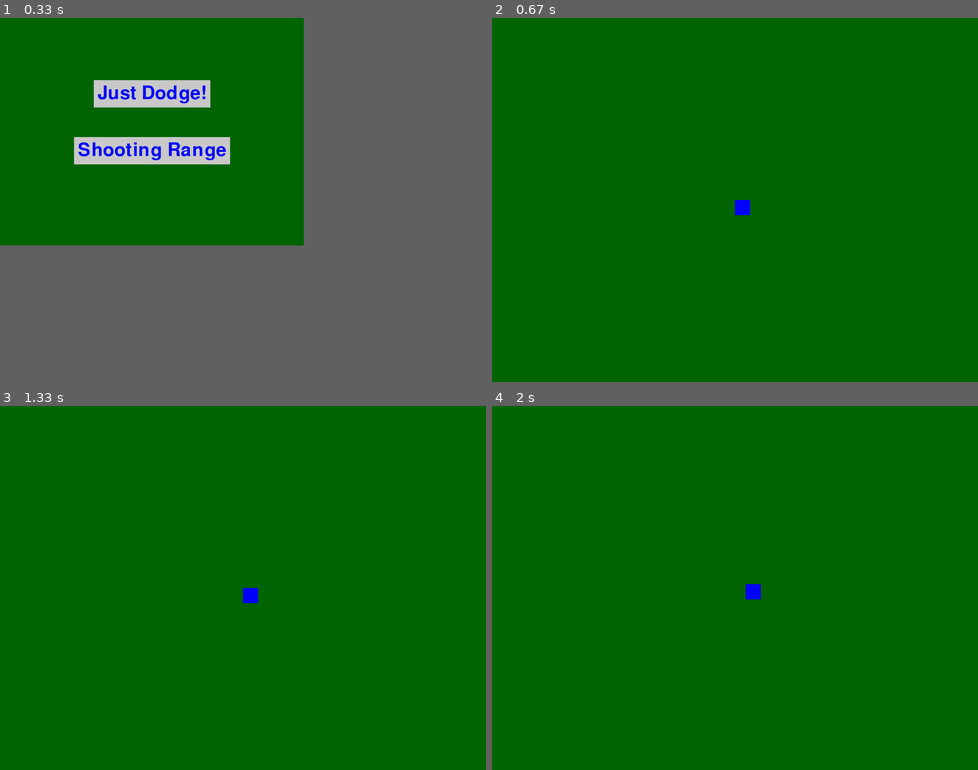
Above: before the commit, frames 1-4 (two rows, left to right).
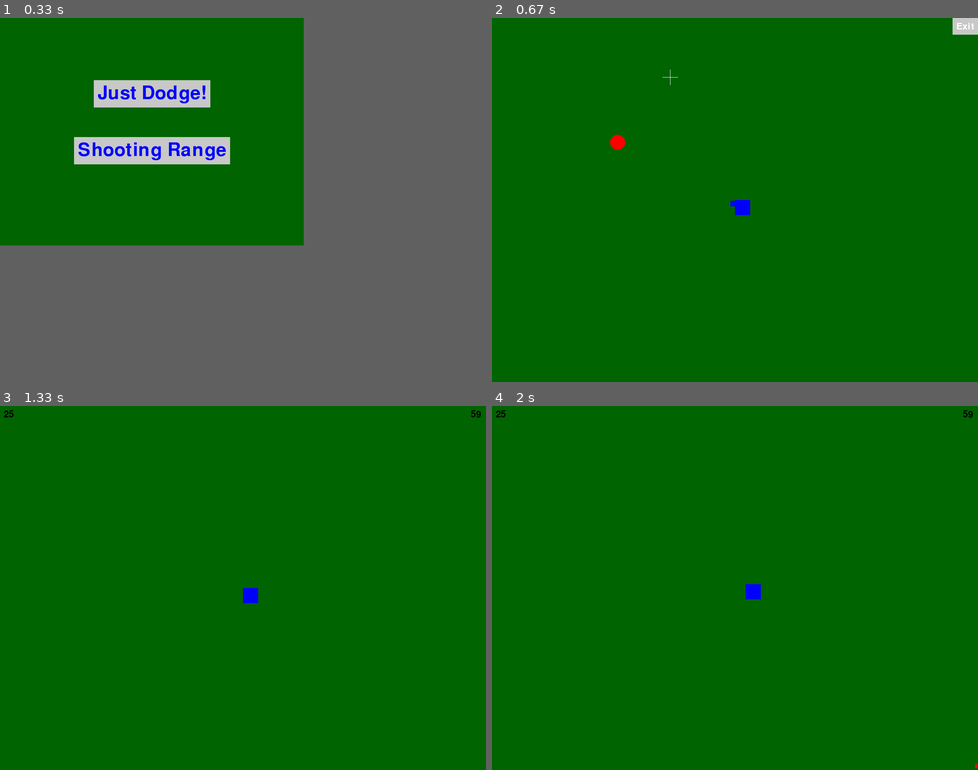
Above: after the commit, the same moments.

Repository: limboden/pygame-playground
Game: pygame game, started from 2DGame.py
Two runs of this game, one before a commit and one after it. Both use one fixed random seed, a clock stepped at 60 frames per second and the inputs below.
Inputs (mouse positions are in pixels of both pictures, inside the frame that each line leads up to):
- Up to frame 1 (0.33 s): no input
- Up to frame 2 (0.67 s): press the mouse at (642, 149) at 0.37 s; move the mouse to (657, 112) at 0.47 s; release the mouse at (671, 76) at 0.6 s
- Up to frame 3 (1.33 s): press the mouse at (471, 413) at 0.7 s; move the mouse to (374, 486) at 0.8 s; release the mouse at (277, 558) at 0.93 s; press the mouse at (150, 482) at 1.03 s; move the mouse to (97, 533) at 1.13 s; release the mouse at (43, 584) at 1.27 s
- Up to frame 4 (2 s): hold D 1.33-1.8 s; hold W from 1.83 s (still down)

Frame 1 is identical in both runs. In frame 2, 0.4% of the frame differs, in the area x 24-100%, y 0-52%; in frame 3, less than 0.1%; in frame 4, less than 0.1%.

Commit message:
working on shooting range...
Got a target and created shooting mechanic, exit button, etc.
you can also change the fire rate, so that will come in handy when making new weapons with different fire rates

Diff:
--- a/2DGame.py
+++ b/2DGame.py
@@ -141,15 +141,29 @@
             pygame.draw.rect(SCREEN, (200, 200, 200), text_rect.inflate(20, 20))
             SCREEN.blit(text, text_rect)
 
-            # Check for mouse click on the button
-            if event.type == pygame.MOUSEBUTTONDOWN and text_rect.collidepoint(event.pos):
-                if health > 0:
-                    level += 1
-                else:
-                    level = 1
-                health = 25
-                projectiles = []
-                timer = 60
+            # Add an "Exit" button
+            exit_text = font.render('Exit', 1, (255, 255, 255))
+            exit_text_rect = exit_text.get_rect(center=(WIDTH / 2, HEIGHT / 2 + 100))
+            exit_button_rect = exit_text_rect.inflate(20, 20)
+
+            # Check for mouse click on the buttons
+            if event.type == pygame.MOUSEBUTTONDOWN:
+                if text_rect.collidepoint(event.pos):
+                    if health > 0:
+                        level += 1
+                    else:
+                        level = 1
+                    health = 25
+                    projectiles = []
+                    timer = 60
+                elif exit_button_rect.collidepoint(event.pos):
+                    main_menu()
+
+            # Draw the buttons
+            pygame.draw.rect(SCREEN, (200, 200, 200), text_rect.inflate(20, 20))
+            SCREEN.blit(text, text_rect)
+            pygame.draw.rect(SCREEN, (200, 200, 200), exit_button_rect)
+            SCREEN.blit(exit_text, exit_text_rect)
         else:
             # Fill the screen with darker green
             SCREEN.fill((0, 100, 0))
@@ -177,7 +191,6 @@
         # Flip the display
         pygame.display.flip()
 
-
 def shooting_range():
     # Initialize Pygame
     pygame.init()
@@ -185,18 +198,44 @@
     # Set up some constants
     WIDTH, HEIGHT = 1280, 960
     SPEED = 1
+    CIRCLE_RADIUS = 20
+    CROSS_HAIR_SIZE = 20
+    PROJECTILE_SIZE = 15
+    PROJECTILE_SPEED = 2
 
     # Set up the display
     SCREEN = pygame.display.set_mode((WIDTH, HEIGHT))
 
     # Set up the rectangle
     RECT = pygame.Rect(WIDTH / 2, HEIGHT / 2, 40, 40)
+
+    # Set up the circle
+    circle_x = random.randint(0, WIDTH)
+    circle_y = random.randint(0, HEIGHT)
+
+    # Set up the exit button
+    font = pygame.font.Font(None, 36)
+    exit_text = font.render('Exit', 1, (255, 255, 255))
+    exit_text_rect = exit_text.get_rect(topright=(WIDTH - 10, 10))
+    exit_button_rect = exit_text_rect.inflate(20, 20)
+
+    # Set up the projectiles
+    projectiles = []
+
+    # Set up the firing rate
+    fire_rate = 100  # 10 game loops
+    last_fire = 0
 
     while True:
         for event in pygame.event.get():
             if event.type == pygame.QUIT:
                 pygame.quit()
                 sys.exit()
+            elif event.type == pygame.MOUSEBUTTONDOWN and exit_button_rect.collidepoint(event.pos):
+                main_menu()
+
+        # Get the mouse position
+        mouse_x, mouse_y = pygame.mouse.get_pos()
 
         # Get a list of all keys currently being pressed down
         keys = pygame.key.get_pressed()
@@ -219,14 +258,44 @@
             if RECT.x > WIDTH - RECT.width:
                 RECT.x = WIDTH - RECT.width
 
+        # Fire projectiles
+        if pygame.mouse.get_pressed()[0] and pygame.time.get_ticks() - last_fire >= fire_rate:
+            last_fire = pygame.time.get_ticks()
+            angle = math.atan2(mouse_y - RECT.centery, mouse_x - RECT.centerx)
+            projectiles.append([RECT.centerx, RECT.centery, math.cos(angle) * PROJECTILE_SPEED, math.sin(angle) * PROJECTILE_SPEED])
+
+        # Move the projectiles
+        for i, projectile in enumerate(projectiles):
+            projectile[0] += projectile[2]
+            projectile[1] += projectile[3]
+            if projectile[0] < 0 or projectile[0] > WIDTH or projectile[1] < 0 or projectile[1] > HEIGHT:
+                del projectiles[i]
+
         # Fill the screen with darker green
         SCREEN.fill((0, 100, 0))
 
         # Draw the rectangle (blue)
         pygame.draw.rect(SCREEN, (0, 0, 255), RECT)
 
+        # Draw the circle (red)
+        pygame.draw.circle(SCREEN, (255, 0, 0), (circle_x, circle_y), CIRCLE_RADIUS)
+
+        # Draw the cross hair (white)
+        pygame.draw.line(SCREEN, (255, 255, 255), (mouse_x - CROSS_HAIR_SIZE, mouse_y), (mouse_x + CROSS_HAIR_SIZE, mouse_y))
+        pygame.draw.line(SCREEN, (255, 255, 255), (mouse_x, mouse_y - CROSS_HAIR_SIZE), (mouse_x, mouse_y + CROSS_HAIR_SIZE))
+
+        # Draw the projectiles (blue)
+        for projectile in projectiles:
+            pygame.draw.rect(SCREEN, (0, 0, 255), pygame.Rect(projectile[0], projectile[1], PROJECTILE_SIZE, PROJECTILE_SIZE))
+
+        # Draw the exit button
+        pygame.draw.rect(SCREEN, (200, 200, 200), exit_button_rect)
+        SCREEN.blit(exit_text, exit_text_rect)
+
         # Flip the display
         pygame.display.flip()
 
+
+
 if __name__ == '__main__':
     main_menu()
